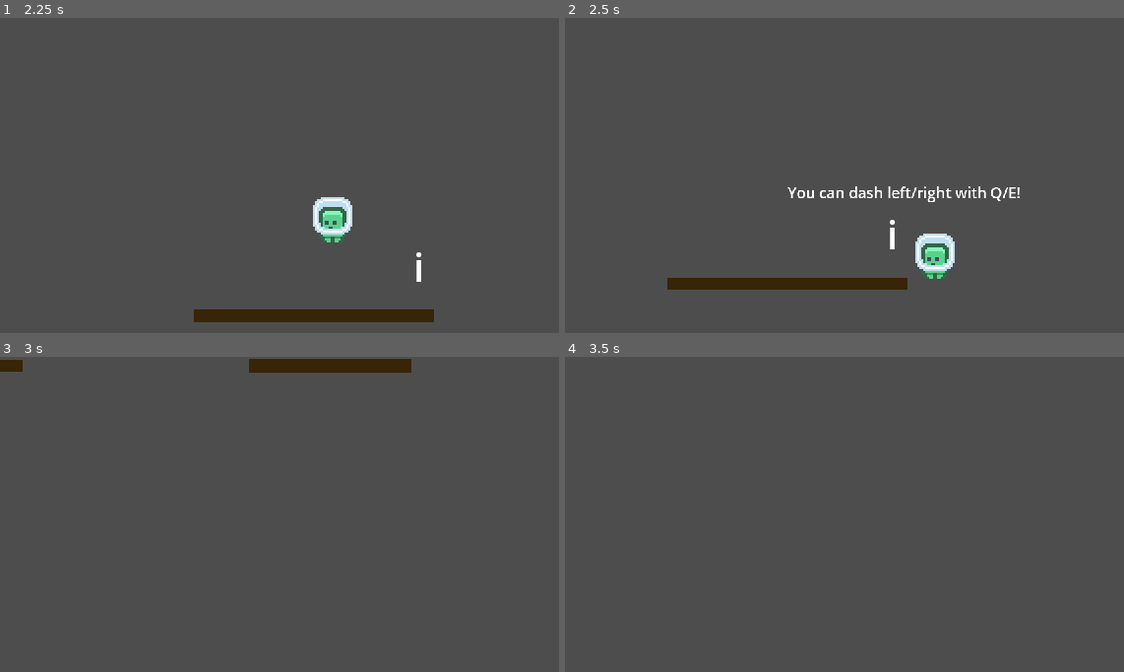
Above: before the commit, frames 1-4 (two rows, left to right).
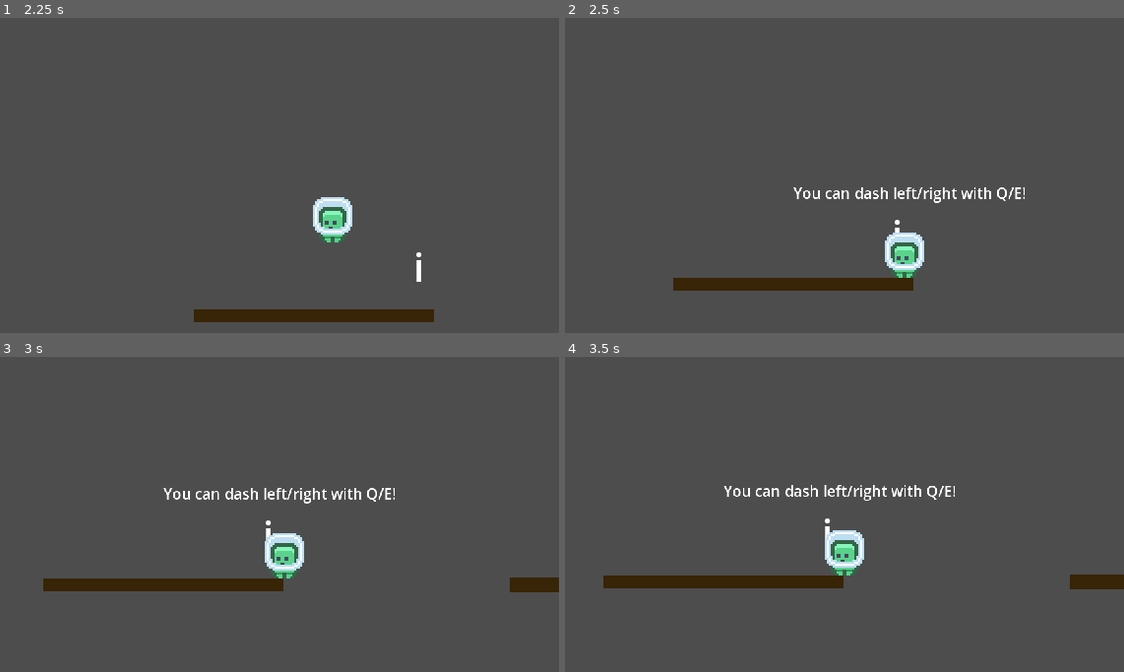
Above: after the commit, the same moments.

Repository: LeonMatthes/ggj25-info-bubble-platformer
Game: Godot game, scene res://Menus/PlayerSelect.tscn
Same seed, same stepped clock (60 frames per second), same inputs: the game is played once before the commit and once after it.
Inputs:
- Up to frame 1 (2.25 s): click "Play as Player 1" at 0.5 s; tap C at 1.25, 1.35, 2 s; hold E (player_dash_right) from 1.28 s (still down); tap Up (player_jump) at 1.52 s; tap G at 2.1 s
- Up to frame 2 (2.5 s): keep holding E (player_dash_right); tap Up (player_jump) at 2.27 s
- Up to frame 3 (3 s): release E (player_dash_right) at 2.78 s; hold Q (player_dash_left) from 2.78 s (still down); tap C at 2.85 s
- Up to frame 4 (3.5 s): keep holding Q (player_dash_left)

Frame 1 is identical in both runs. In frame 2, 2.6% of the frame differs, in the area x 18-83%, y 53-87%; in frame 3, 5.1%, in the area x 0-100%, y 0-75%; in frame 4, 3.7%.

Commit message:
Only dash once

Diff:
--- a/scripts/player.gd
+++ b/scripts/player.gd
@@ -6,8 +6,7 @@
 const AIR_ACCEL = 11.0
 const DASH_SPEED = 400
 
-var dash_cooldown = 0
-const DASH_DURATION = 0.3
+var has_dashed = false
 
 func _ready():
 	if Globals.is_player_1:
@@ -28,13 +27,13 @@
 		velocity.y = JUMP_VELOCITY
 
 	# Dashing
-	if dash_cooldown > 0:
-		dash_cooldown -= delta
+	if is_on_floor():
+		has_dashed = false
 	var dash_direction = Input.get_axis("player_dash_left", "player_dash_right")
-	if !is_on_floor() && dash_cooldown <= 0 && dash_direction != 0:
+	if !is_on_floor() && !has_dashed && dash_direction != 0:
 		var dash_force = DASH_SPEED * dash_direction
 		velocity.x += dash_force
-		dash_cooldown = DASH_DURATION
+		has_dashed = true
 
 	# Left/Right Movement
 	var direction := Input.get_axis("player_left", "player_right")
